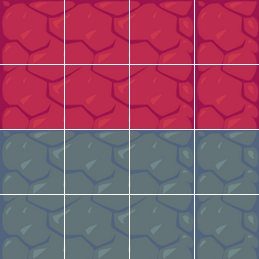
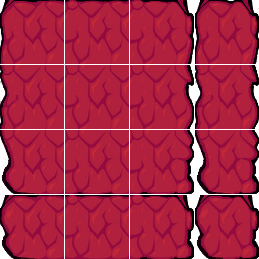
Two versions of the same layered image (259x259). Layer-by-layer changes:
added group "flesh wall 2" with 1 layers above "flesh wall" over bbox(0, 0, 259, 259)
added layer "Capa 23(pegado) Fusionadas" in group "flesh wall 2" over bbox(0, 0, 259, 259)
renamed "Capa 21" to "flesh floor", hid the group it (16 layers) over bbox(0, 0, 259, 259)
